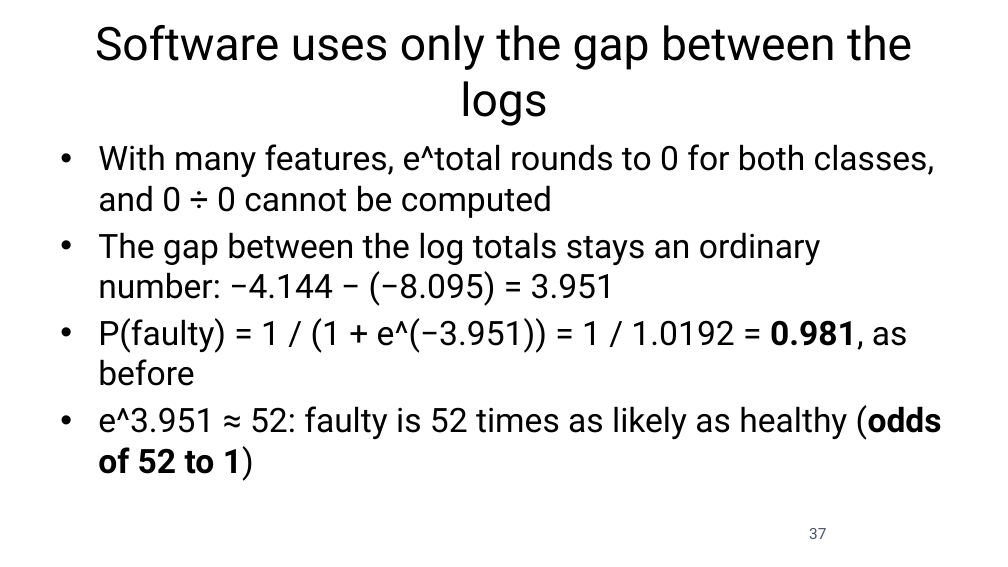
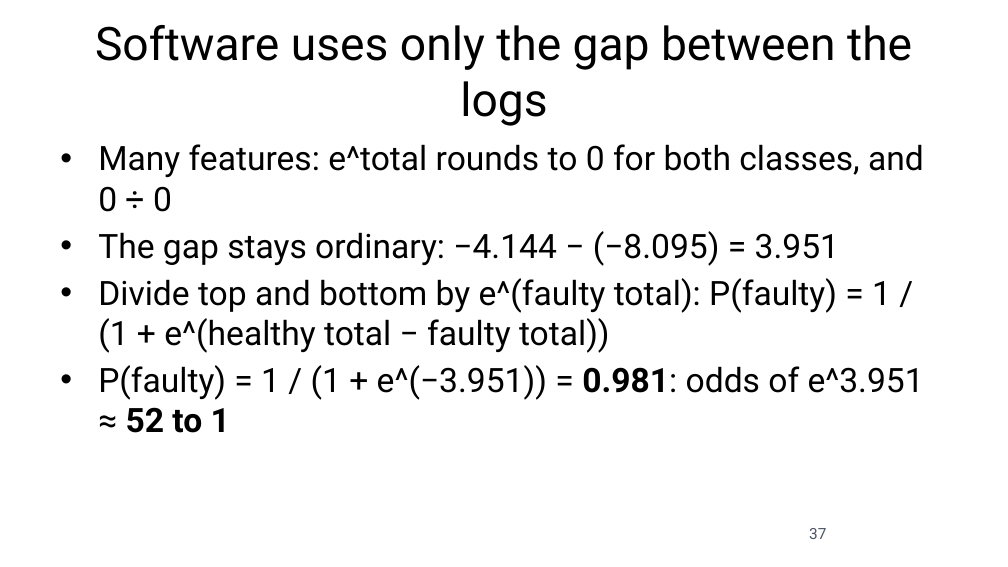
Before and after one commit to fabioantonini/technologies-for-artificial-intelligence, a slide deck: slide 37 of Lessons/06_knn_naive_bayes_svm/Slides/knn_naive_bayes_svm_slides.pptx. Drawn at 1008x567 pixels with LibreOffice and Linux fonts; fonts in the diff are those of the drawing; background and template pictures are left out. Boxes give left, top, right and bottom in pixels: in the first picture for what was removed or moved away, otherwise in the second. Text is boxed around its words. In the diff, an @@ line names an element or a change of style, - is before the commit and + after.

```diff
--- a/Lessons/06_knn_naive_bayes_svm/Slides/knn_naive_bayes_svm_slides.pptx
+++ b/Lessons/06_knn_naive_bayes_svm/Slides/knn_naive_bayes_svm_slides.pptx
@@ text at (98, 144, 924, 433): text changed @@
-• With many features, e^total rounds to 0 for both classes, and 0 ÷ 0 cannot be computed
-• The gap between the log totals stays an ordinary number: −4.144 − (−8.095) = 3.951
-• P(faulty) = 1 / (1 + e^(−3.951)) = 1 / 1.0192 = 0.981, as before
-• e^3.951 ≈ 52: faulty is 52 times as likely as healthy (odds of 52 to 1)
+• Many features: e^total rounds to 0 for both classes, and 0 ÷ 0
+• The gap stays ordinary: −4.144 − (−8.095) = 3.951
+• Divide top and bottom by e^(faulty total): P(faulty) = 1 / (1 + e^(healthy total − faulty total))
+• P(faulty) = 1 / (1 + e^(−3.951)) = 0.981: odds of e^3.951 ≈ 52 to 1
```
Also in this commit, not shown: 9 other slides changed, 24 other files.
